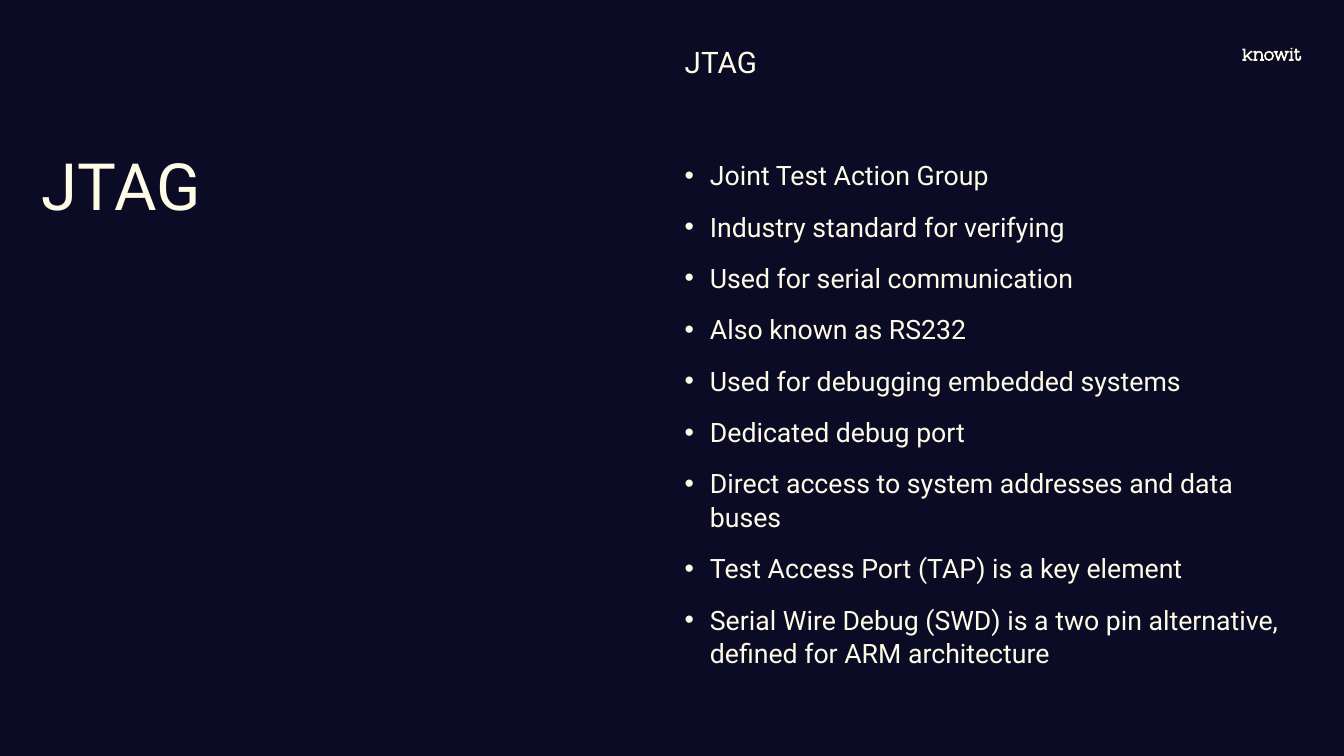
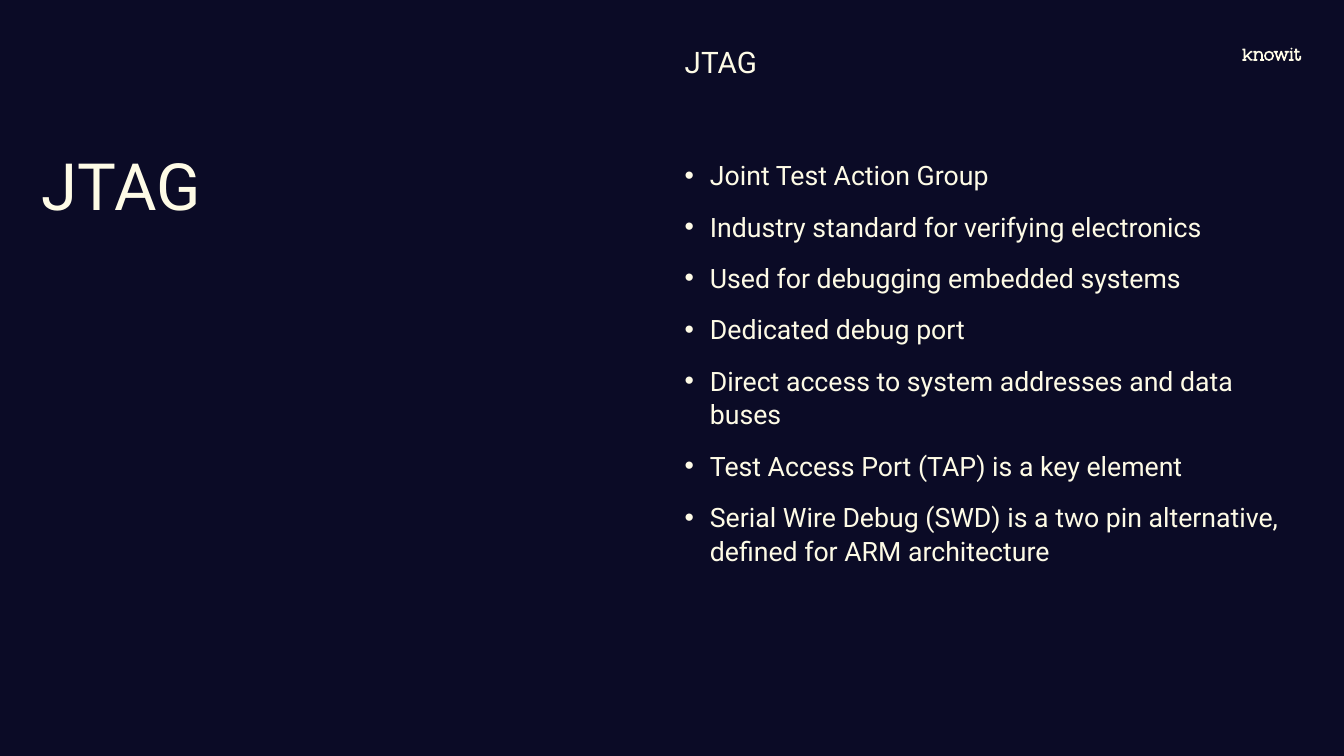
Before and after one commit to joelstr/knowit-embedded-academy, a slide deck: slide 24 of Communication_interfaces/Embedded academy - Communication interfaces.pptx. Drawn at 1344x756 pixels with LibreOffice and Linux fonts; fonts in the diff are those of the drawing; background and template pictures are left out. Boxes give left, top, right and bottom in pixels: in the first picture for what was removed or moved away, otherwise in the second. Text is boxed around its words. In the diff, an @@ line names an element or a change of style, - is before the commit and + after.

```diff
--- a/Communication_interfaces/Embedded academy - Communication interfaces.pptx
+++ b/Communication_interfaces/Embedded academy - Communication interfaces.pptx
@@ text at (x1=710, y1=216, x2=1201, y2=243): text changed @@
-• Industry standard for verifying
-• Used for serial communication
-• Also known as RS232
+• Industry standard for verifying electronics
```
Also in this commit, not shown: 2 other files.
